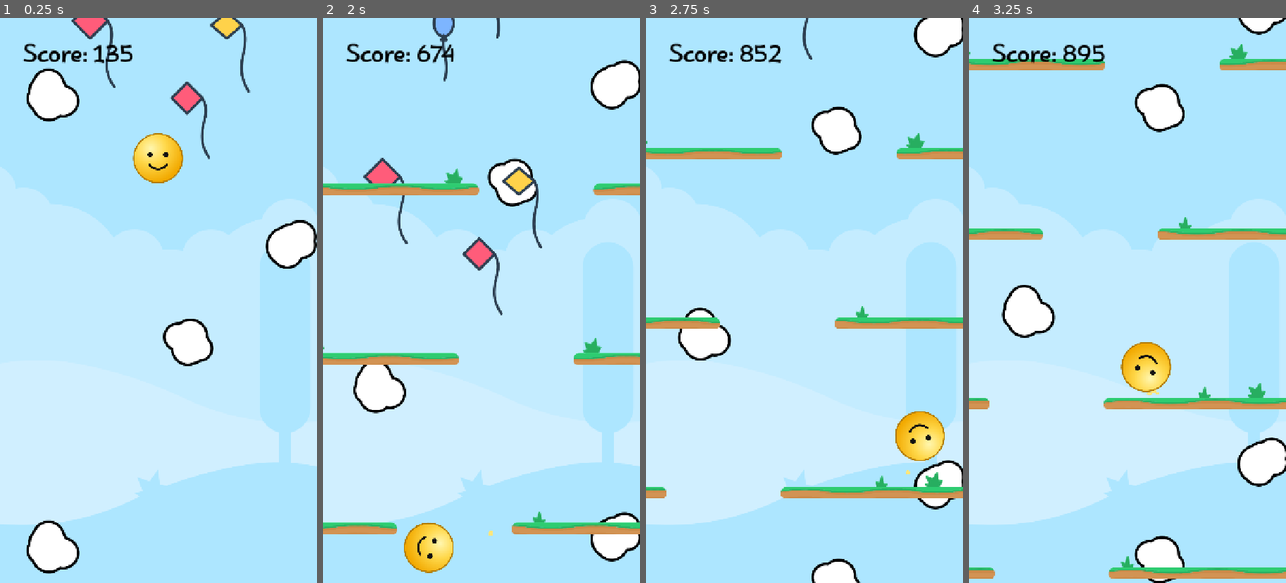
Above: before the commit, frames 1-4 (left to right).
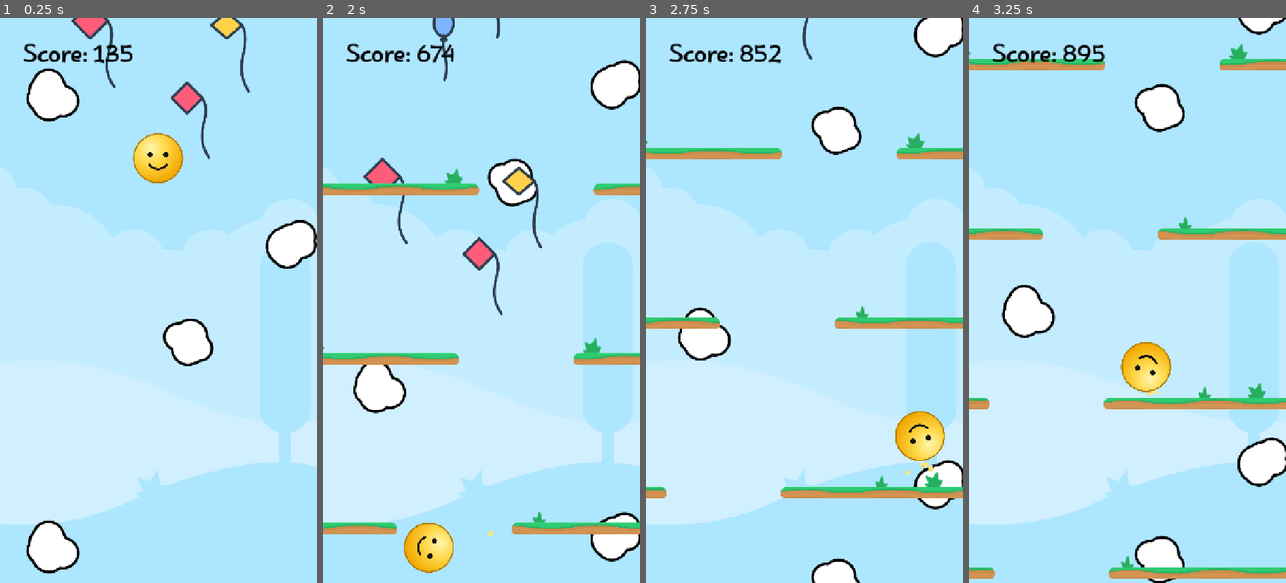
Above: after the commit, the same moments.

Repository: hamma2/droppin
Game: Godot game, scene res://Scenes/main.tscn
The game is run twice, just before and just after one commit, with the same random seed, the same clock (stepped at 60 frames per second) and the same inputs.
Inputs (mouse positions are in pixels of both pictures, inside the frame that each line leads up to):
- Up to frame 1 (0.25 s): no input
- Up to frame 2 (2 s): move the mouse to (551, 272) at 0.52 s; hold Right (ui_right) 0.53-1.25 s; hold Shift 0.53-1.25 s; click (551, 272) at 0.67 s; drag from (418, 328) to (465, 413) at 1.27 s
- Up to frame 3 (2.75 s): move the mouse to (836, 176) at 2.02 s; hold Right (ui_right) from 2.03 s (still down); hold Shift from 2.03 s (still down)
- Up to frame 4 (3.25 s): release Right (ui_right) at 2.75 s; release Shift at 2.75 s; drag from (1111, 413) to (1032, 215) at 2.77 s

Frames 1-2 are identical in both runs. In frame 3, less than 0.1% of the frame differs, in the area x 86-91%, y 78-81%; in frame 4, nothing differs.

Commit message:
remove physics materials from walls. create particle on collision with walls

Diff:
--- a/Scenes/main.tscn
+++ b/Scenes/main.tscn
@@ -17,12 +17,8 @@
 [ext_resource type="PackedScene" uid="uid://bun5twiig1ujh" path="res://Scenes/Parallax_Themes/sky_postcard_theme/parallax_2d_near_3.tscn" id="14_b3802"]
 [ext_resource type="PackedScene" uid="uid://c3olypljywkl7" path="res://Scenes/Parallax_Themes/sky_postcard_theme/parallax_2d_far_2.tscn" id="15_fevyy"]
 
-[sub_resource type="PhysicsMaterial" id="PhysicsMaterial_21xkr"]
-
 [sub_resource type="RectangleShape2D" id="RectangleShape2D_left_wall"]
 size = Vector2(20, 1080)
-
-[sub_resource type="PhysicsMaterial" id="PhysicsMaterial_6bp64"]
 
 [sub_resource type="RectangleShape2D" id="RectangleShape2D_right_wall"]
 size = Vector2(20, 1080)
@@ -44,14 +40,12 @@
 
 [node name="LeftWall" type="StaticBody2D" parent="Camera2D" unique_id=922992]
 position = Vector2(-414, 0)
-physics_material_override = SubResource("PhysicsMaterial_21xkr")
 
 [node name="CollisionShape2D" type="CollisionShape2D" parent="Camera2D/LeftWall" unique_id=314009096]
 shape = SubResource("RectangleShape2D_left_wall")
 
 [node name="RightWall" type="StaticBody2D" parent="Camera2D" unique_id=643847961]
-position = Vector2(416, 0)
-physics_material_override = SubResource("PhysicsMaterial_6bp64")
+position = Vector2(417, 0)
 
 [node name="CollisionShape2D" type="CollisionShape2D" parent="Camera2D/RightWall" unique_id=2061942883]
 shape = SubResource("RectangleShape2D_right_wall")
--- a/Scripts/Ball.gd
+++ b/Scripts/Ball.gd
@@ -50,7 +50,7 @@
 func _on_body_entered(body: Node):
     if body.name == "Ceiling" or body.is_in_group("ceiling"):
         emit_signal("hit_ceiling")
-    if body.is_in_group("barrier"):
+    if body.is_in_group("barrier") or body.is_in_group("wall"):
         spawn_particles()
 
 func spawn_particles() -> void:
--- a/Scripts/WallCollider.gd
+++ b/Scripts/WallCollider.gd
@@ -22,6 +22,9 @@
     left_wall = get_parent().find_child("LeftWall")
     right_wall = get_parent().find_child("RightWall")
     ceiling = get_parent().find_child("Ceiling")
+
+    left_wall.add_to_group("wall")
+    right_wall.add_to_group("wall")
 
     if left_wall == null or right_wall == null:
         push_error("Wände nicht gefunden!")
